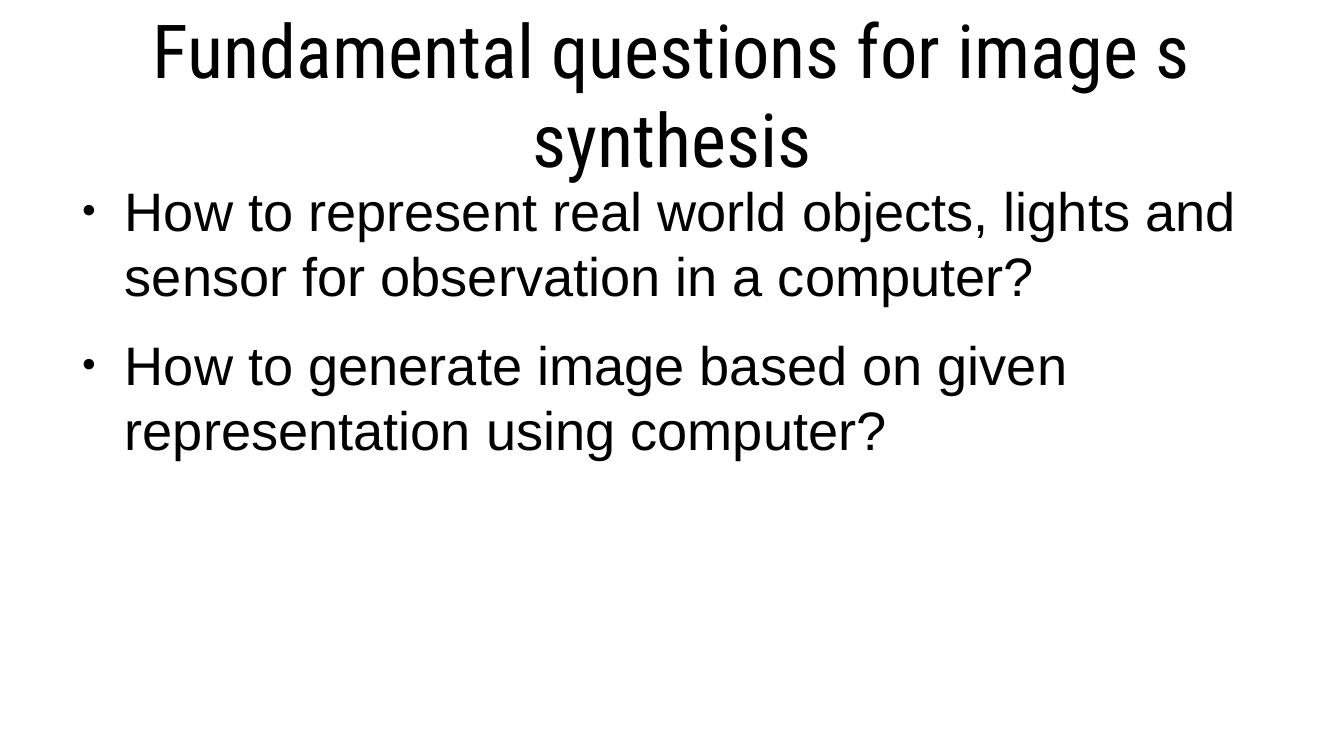
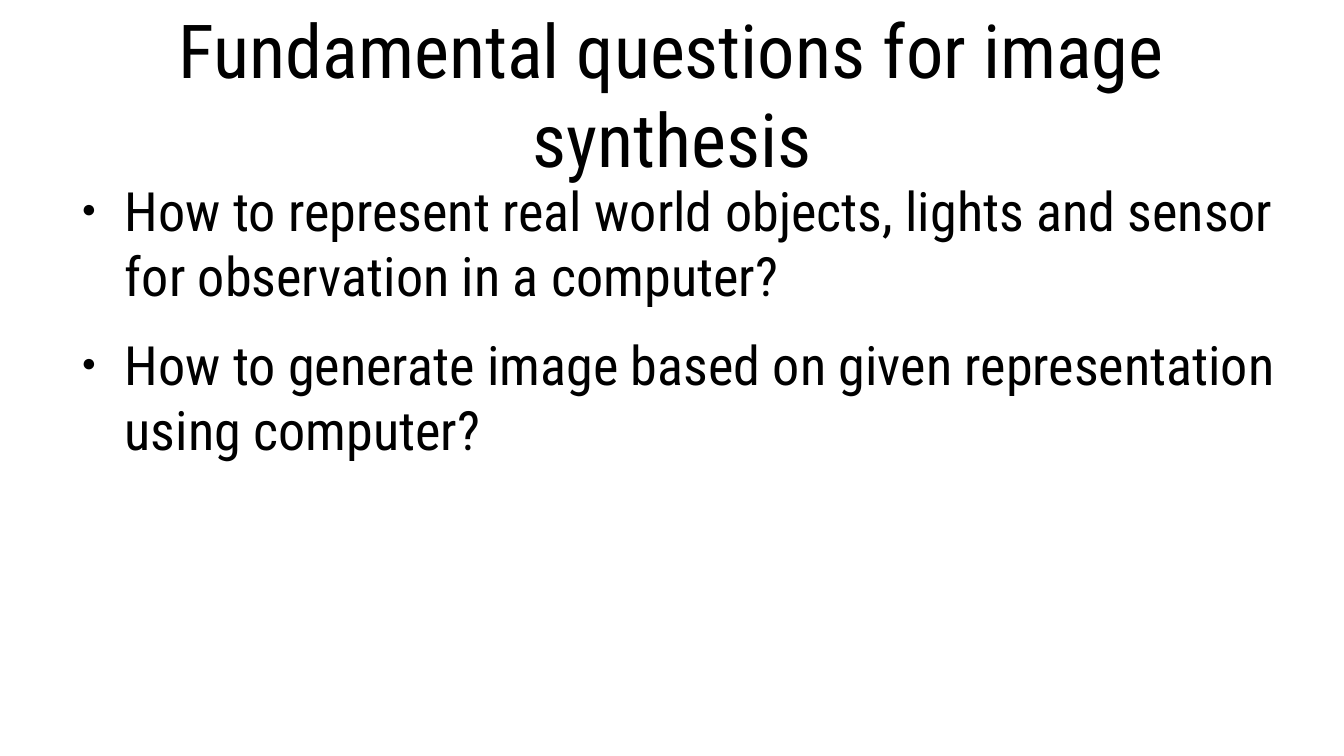
Before and after one commit to lorentzo/IntroductionToComputerGraphics, a slide deck: slide 6 of lectures/2_overview_computer_image_generation/computer_image_generation_overview.odp (slide 5 before the commit). Drawn at 1344x756 pixels with LibreOffice and Linux fonts; fonts in the diff are those of the drawing. Boxes give left, top, right and bottom in pixels: in the first picture for what was removed or moved away, otherwise in the second. Text is boxed around its words. In the diff, an @@ line names an element or a change of style, - is before the commit and + after.

```diff
--- a/lectures/2_overview_computer_image_generation/computer_image_generation_overview.odp
+++ b/lectures/2_overview_computer_image_generation/computer_image_generation_overview.odp
@@ title at bbox=[178, 21, 1163, 183]: text changed @@
-Fundamental questions for image s synthesis
+Fundamental questions for image synthesis
@@ text "How to represent real world ..." at bbox=[125, 181, 1275, 462]: font Arial to Roboto Condensed @@
```
Also in this commit, not shown: 4 other slides changed, 1 slide added, 7 other files.
